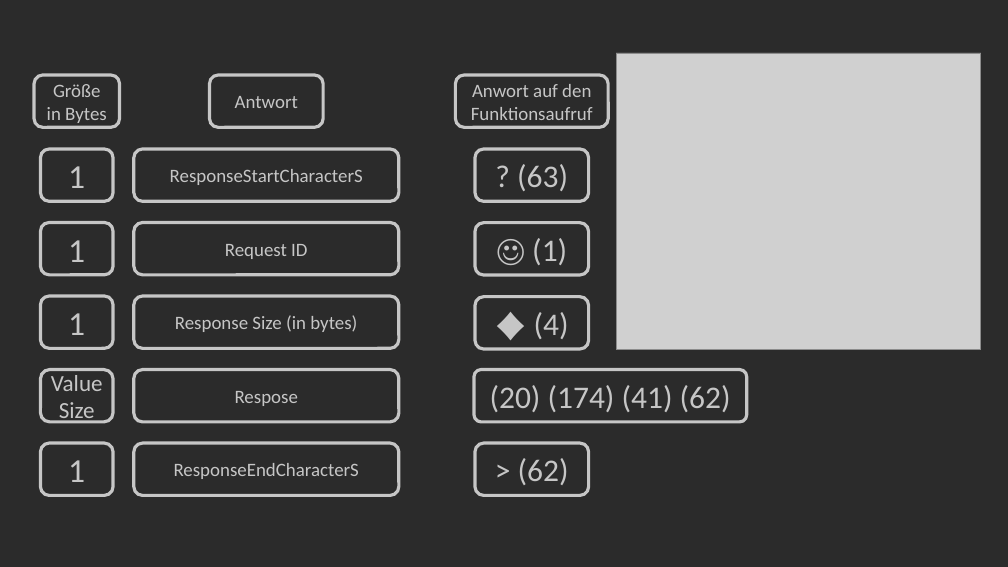
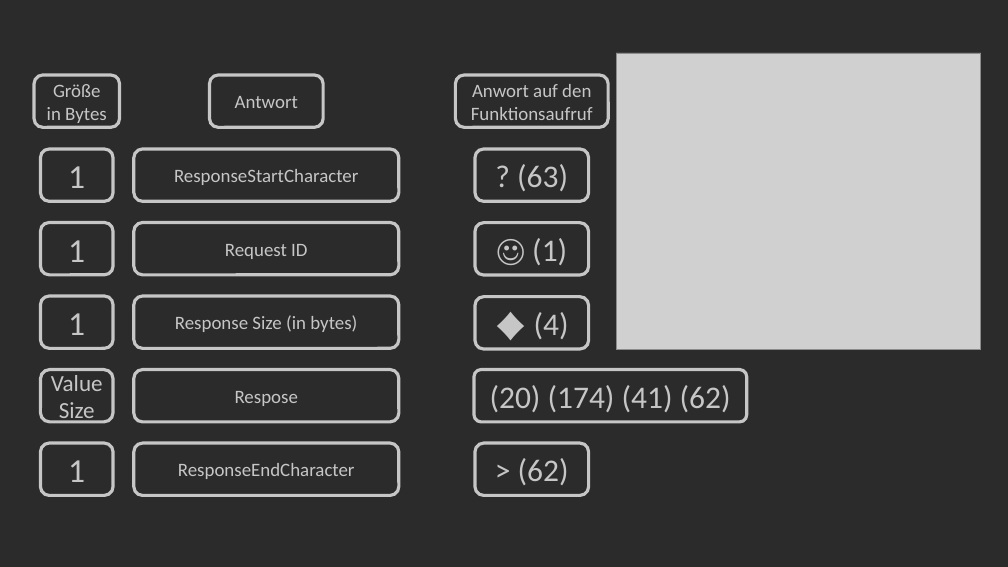
Before and after one commit to Bergschaf/Pyduino, a slide deck: slide 12 of Präsentation/Pyduino_Präsentation.pptx. Drawn at 1008x567 pixels with LibreOffice and Linux fonts; fonts in the diff are those of the drawing; grey boxes stand for pictures. Boxes give left, top, right and bottom in pixels: in the first picture for what was removed or moved away, otherwise in the second. Text is boxed around its words. In the diff, an @@ line names an element or a change of style, - is before the commit and + after.

```diff
--- a/Präsentation/Pyduino_Präsentation.pptx
+++ b/Präsentation/Pyduino_Präsentation.pptx
@@ text in rounded rectangle at bbox=[174, 169, 358, 185]: text changed @@
-ResponseStartCharacterS
+ResponseStartCharacter
@@ text in rounded rectangle at bbox=[178, 463, 355, 479]: text changed @@
-ResponseEndCharacterS
+ResponseEndCharacter
```
Also in this commit, not shown: 4 other slides changed.
